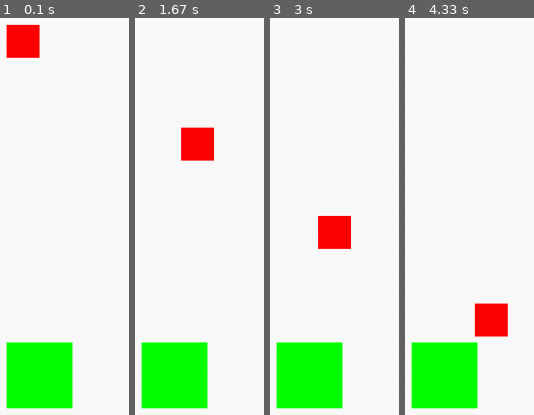
Above: before the commit, frames 1-4 (left to right).
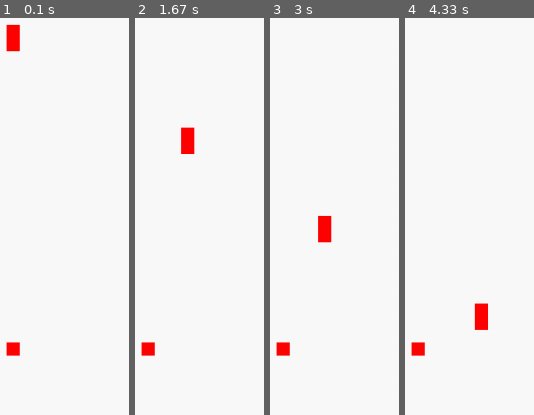
Above: after the commit, the same moments.

Repository: bouleaulama30/platformer_pygame
Game: pygame game, started from platformer_main.py
Two runs of this game, one before a commit and one after it. Both use one fixed random seed, a clock stepped at 60 frames per second and the inputs below.
Inputs:
- Up to frame 1 (0.1 s): no input
- Up to frame 2 (1.67 s): hold Right 0.33-0.8 s; hold Right 0.83-1.3 s; hold Left from 1.33 s (still down)
- Up to frame 3 (3 s): release Left at 1.87 s; hold Left 1.9-2.3 s; hold Right 2.33-2.97 s
- Up to frame 4 (4.33 s): hold Left 3-3.47 s; hold Right 3.5-3.97 s; hold Right from 4 s (still down)

The runs differ from the first frame. In frame 1, 10% of the frame differs, in the area x 4-57%, y 1-99%; in frame 2, 10%; in frame 3, 10%; in frame 4, 10%.

Commit message:
Travail de groupe

Diff:
--- a/platformer_main.py
+++ b/platformer_main.py
@@ -2,37 +2,52 @@
 from pygame.locals import *
 
 
+##Attention, quadrillage = 40 blocs * 80 blocs
+hauteur_fenetre = 800
+largeur_fenetre = hauteur_fenetre*2
+len_bloc = hauteur_fenetre/40
+longueur_saut = 2*len_bloc
+#1 player = 2 blocs de haut
 
 pygame.init() # important
 
 #création class player
 class Player:
 
-	def __init__(self, posx, posy,w,h,dy):
+	def __init__(self, posx, posy,dy):
 		self.posx= posx
 		self.posy= posy
-		self.w =w
-		self.h = h
+		self.w = 1*len_bloc
+		self.h = 2*len_bloc
 		self.dy= dy
-		self.image= pygame.draw.rect(display, (255,0,0), ((posx, posy), (w, h)))
+#		self.image=  #à changer avec le sprite
 
 	def move_right(self,facteur):
 		if pressed_keys[K_RIGHT]:
-			player.posx += facteur*dt
+			self.posx += facteur*dt
 
 	def move_left(self,facteur):
 		if pressed_keys[K_LEFT]:
-			player.posx -= facteur*dt
+			self.posx -= facteur*dt
+
+	def dessine(self) :
+		pygame.draw.rect(display, (255,0,0), ((self.posx, self.posy), (self.w, self.h)))
 
 class Block:
 
-	def __init__(self, posx, posy,w,h,type):
+	def __init__(self, posx, posy,type, triangle, orientation):
 		self.posx= posx
 		self.posy= posy
-		self.w =w
-		self.h = h
+		self.w = 1*len_bloc
+		self.h = 1*len_bloc
 		self.type= type
-		self.image= pygame.draw.rect(display, (0,255,0), ((posx, posy), (w, h)))
+		self.isTriangle = triangle
+		self.orientation = orientation #le point cardinal definit le coin qui existe
+		self.image= pygame.draw.rect(display, (0,255,0), ((posx, posy), (self.w, self.h)))
+
+
+	def dessine(self) :
+		pygame.draw.rect(display, (255,0,0), ((self.posx, self.posy), (self.w, self.h)))
 
 
 
@@ -41,7 +56,7 @@
 last_time = pygame.time.get_ticks() # Pour le comptage du temps (get_ticks() renvoie le temps actuel en millisecondes)
 
 
-player= Player(10,10,50,50,100) #initialisation du joueur
+player= Player(10,10,100) #initialisation du joueur
 block_test= Block(10,500,100,100,'n') #initialisation block test
 
 
@@ -80,7 +95,10 @@
 
 	# Ici se fera le dessin de la scène
 	block_test= Block(10,500,100,100,'n') #maj block
-	player= Player(player.posx,player.posy,50,50,player.dy) #maj du joueur
+	block_test.dessine()
+	player.dessine()
+	#display.blit(player.image, (player.posx, player.posy))
+	#player= Player(player.posx,player.posy,50,50,player.dy) #maj du joueur
 	pygame.display.update() # Mise à jour de l'affichage
 
 pygame.quit() # important
